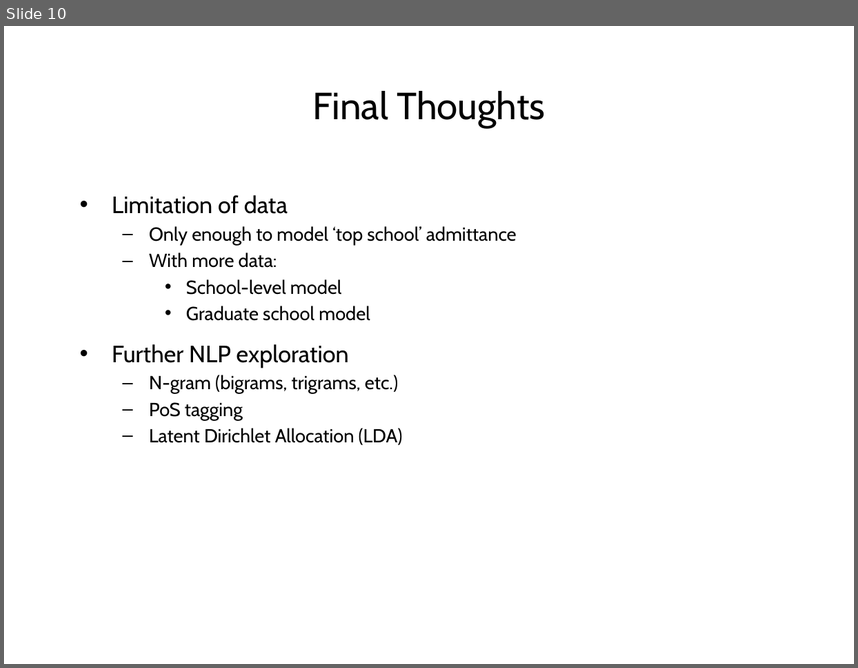
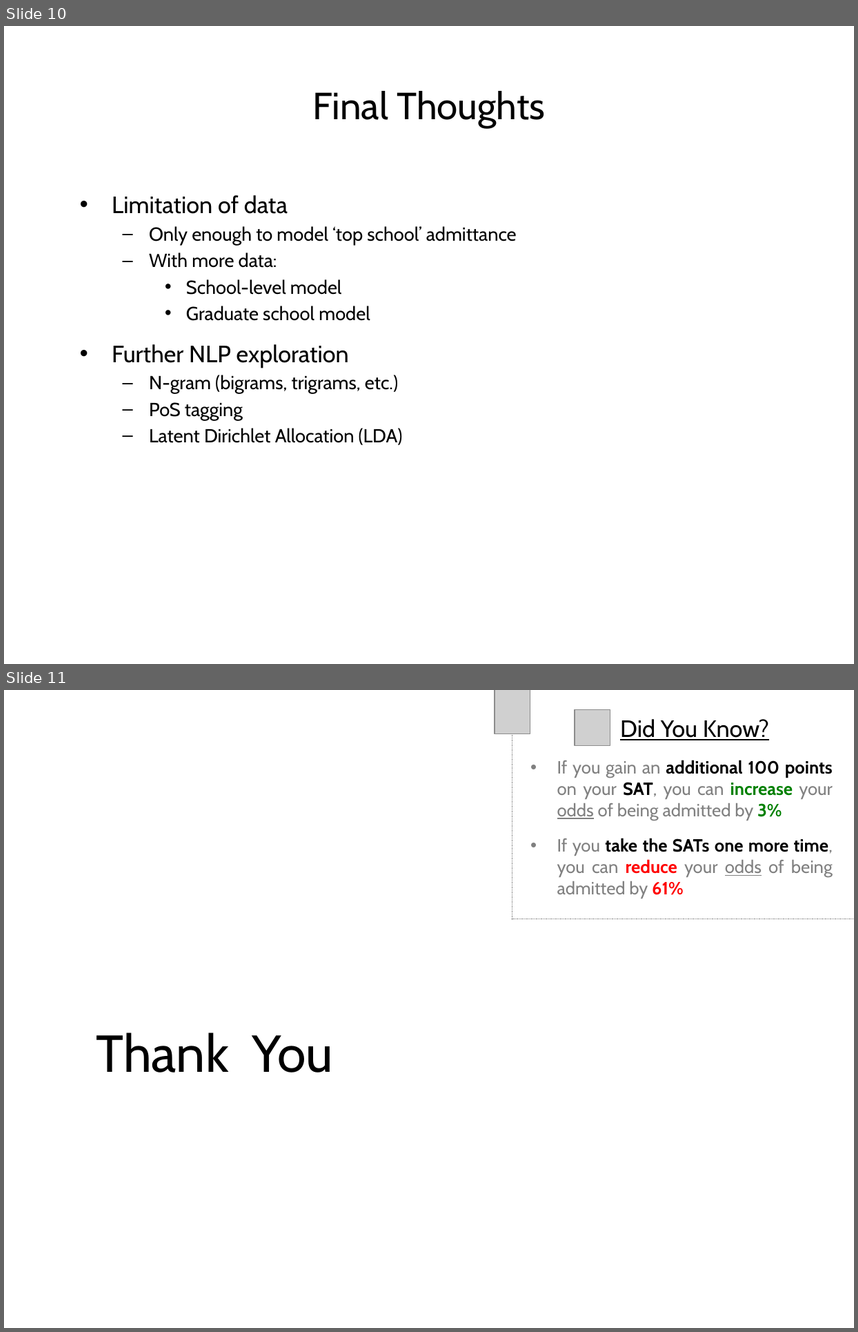
Before and after one commit to yungmsh/mining_the_common_app, a slide deck: presentation/MikeYung_Presentation_v2.pptx. Shown one above the other, each under a label of ours: slide 10 before the commit, slides 10 and 11 after it. The pictures are 858x668 and 858x1332 pixels, drawn with LibreOffice and Linux fonts; fonts in the diff are those of the drawing; grey boxes stand for pictures; background and template pictures are left out. Boxes give left, top, right and bottom in pixels: in the first picture for what was removed or moved away, otherwise in the second. Text is boxed around its words. In the diff, an @@ line names an element or a change of style, - is before the commit and + after.

```diff
--- a/presentation/MikeYung_Presentation_v2.pptx
+++ b/presentation/MikeYung_Presentation_v2.pptx
@@ slide 11 added at [4,690,854,1328], background picture (left out) @@
@@ picture added at [495,690,530,734] @@
@@ line added from (512, 690) to (512, 920), #808080 0.25 pt dashed @@
@@ picture added at [575,709,610,745] @@
@@ text added at [557,719,833,898], 15 pt, text #808080 @@
+Did You Know?
+• If you gain an additional 100 points on your SAT, you can increase your odds of being admitted by 3%
+• If you take the SATs one more time, you can reduce your odds of being admitted by 61%
@@ line added from (512, 918) to (854, 918), #808080 0.25 pt dashed @@
@@ title added at [96,1032,333,1072], 44 pt, text #000000 @@
+Thank You
```
Also in this commit, not shown: 3 slides changed, 1 slide removed, 1 other file.
